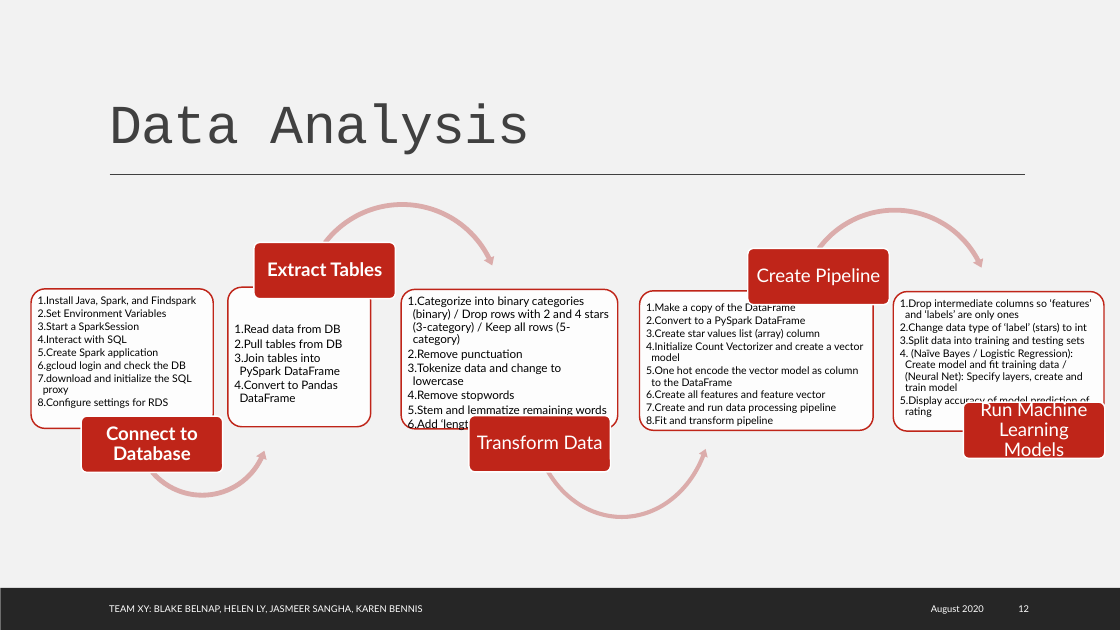
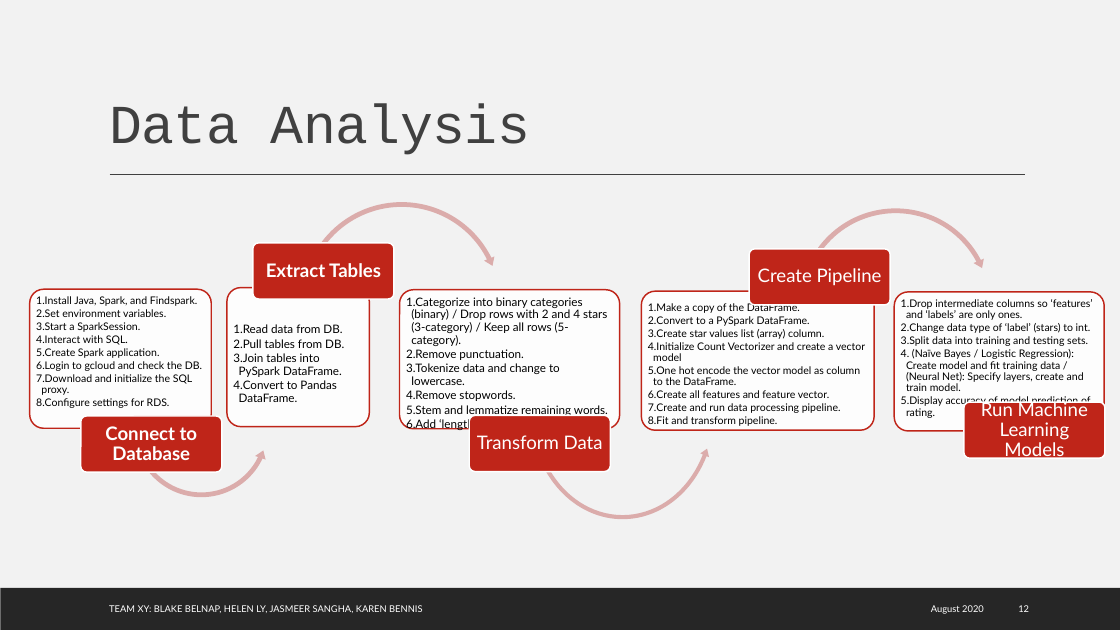
Before and after one commit to karenbennis/Xy, a slide deck: slide 12 of Team Xy Presentation.pptx. Drawn at 1120x630 pixels with LibreOffice and Linux fonts; fonts in the diff are those of the drawing; background and template pictures are left out. Boxes give left, top, right and bottom in pixels: in the first picture for what was removed or moved away, otherwise in the second. Text is boxed around its words. In the diff, an @@ line names an element or a change of style, - is before the commit and + after.

```diff
--- a/Team Xy Presentation.pptx
+++ b/Team Xy Presentation.pptx
@@ circular arrow at box(298, 199, 505, 406): proportions changed @@
@@ text at box(36, 296, 202, 408): text changed @@
-  1. Install Java, Spark, and Findspark
-  2. Set Environment Variables
-  3. Start a SparkSession
-  4. Interact with SQL
-  5. Create Spark application
-  6. gcloud login and check the DB
-  7. download and initialize the SQL proxy
-  8. Configure settings for RDS
+  1. Install Java, Spark, and Findspark.
+  2. Set environment variables.
+  3. Start a SparkSession.
+  4. Interact with SQL.
+  5. Create Spark application.
+  6. Login to gcloud and check the DB.
+  7. Download and initialize the SQL proxy.
+  8. Configure settings for RDS.
@@ text at box(406, 297, 608, 431): text changed @@
-  1. Categorize into binary categories (binary) / Drop rows with 2 and 4 stars (3-category) / Keep all rows (5-category)
-  2. Remove punctuation
-  3. Tokenize data and change to lowercase
-  4. Remove stopwords
-  5. Stem and lemmatize remaining words
-  6. Add ‘length’ column
+  1. Categorize into binary categories (binary) / Drop rows with 2 and 4 stars (3-category) / Keep all rows (5-category).
+  2. Remove punctuation.
+  3. Tokenize data and change to lowercase.
+  4. Remove stopwords.
+  5. Stem and lemmatize remaining words.
+  6. Add ‘length’ column.
@@ text at box(901, 299, 1093, 407): text changed @@
-  1. Drop intermediate columns so ‘features’ and ‘labels’ are only ones
-  2. Change data type of ‘label’ (stars) to int
-  3. Split data into training and testing sets
-  4. (Naïve Bayes / Logistic Regression): Create model and fit training data / (Neural Net): Specify layers, create and train model
-  5. Display accuracy of model prediction of rating
+  1. Drop intermediate columns so ‘features’ and ‘labels’ are only ones.
+  2. Change data type of ‘label’ (stars) to int.
+  3. Split data into training and testing sets.
+  4. (Naïve Bayes / Logistic Regression): Create model and fit training data / (Neural Net): Specify layers, create and train model.
+  5. Display accuracy of model prediction of rating.
@@ text at box(233, 324, 344, 402): text changed @@
-  1. Read data from DB
-  2. Pull tables from DB
-  3. Join tables into PySpark DataFrame
-  4. Convert to Pandas DataFrame
+  1. Read data from DB.
+  2. Pull tables from DB.
+  3. Join tables into PySpark DataFrame.
+  4. Convert to Pandas DataFrame.
@@ left circular arrow at box(528, 300, 718, 523): proportions changed @@
@@ text at box(648, 302, 824, 339): text changed @@
-  1. Make a copy of the DataFrame
-  2. Convert to a PySpark DataFrame
-  3. Create star values list (array) column
+  1. Make a copy of the DataFrame.
+  2. Convert to a PySpark DataFrame.
+  3. Create star values list (array) column.
@@ text at box(648, 366, 860, 426): text changed @@
-  5. One hot encode the vector model as column to the DataFrame
-  6. Create all features and feature vector
-  7. Create and run data processing pipeline
-  8. Fit and transform pipeline
+  5. One hot encode the vector model as column to the DataFrame.
+  6. Create all features and feature vector.
+  7. Create and run data processing pipeline.
+  8. Fit and transform pipeline.
```
Also in this commit, not shown: 5 other slides changed.
